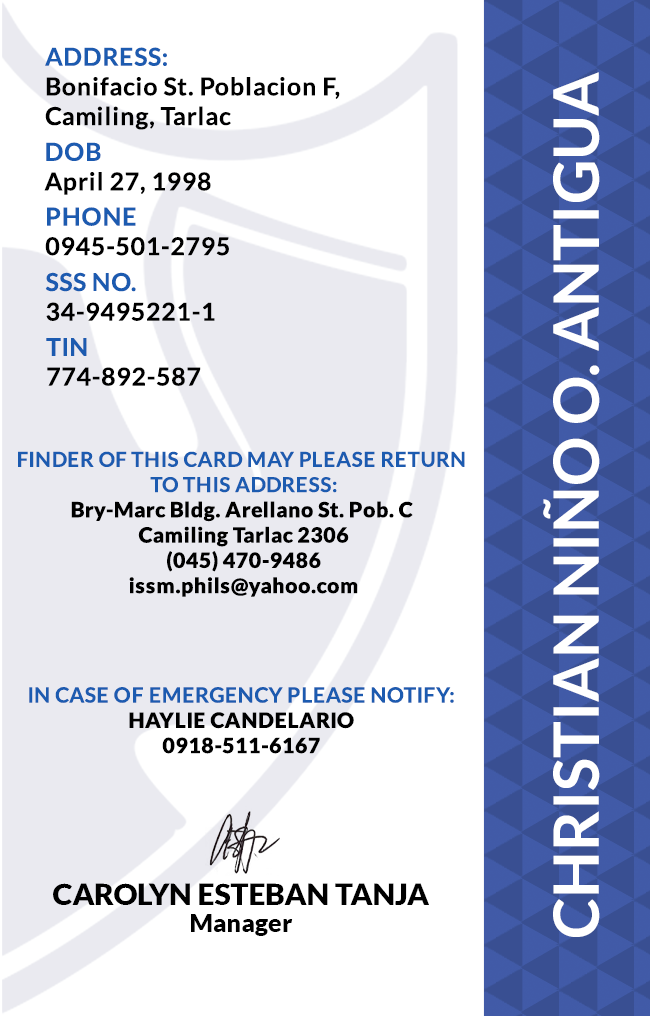
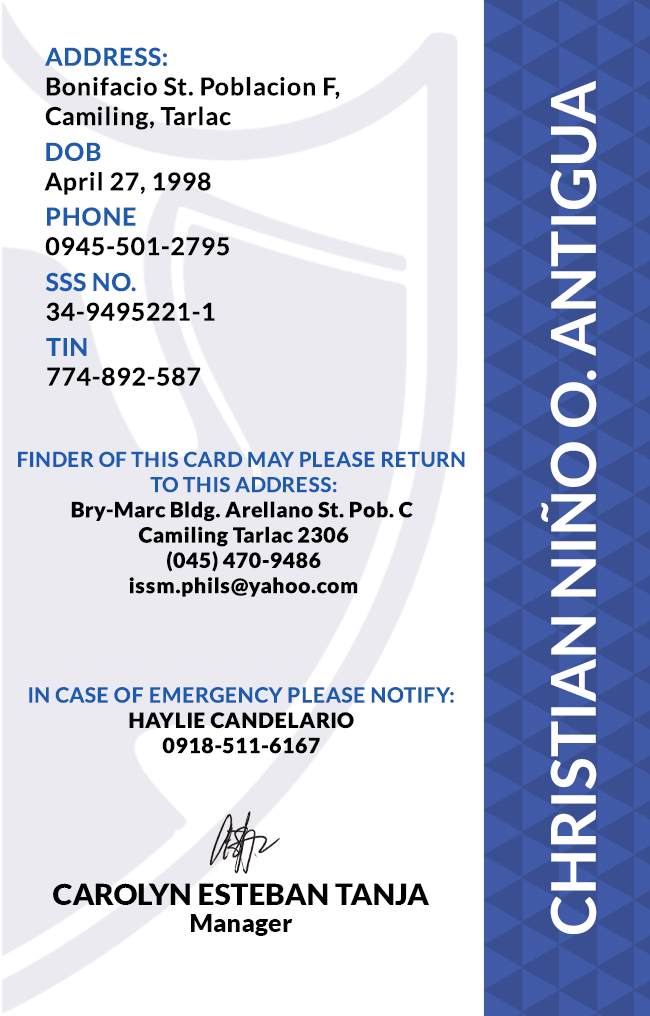
The second (650, 1016) image is a revision of the first. Changes to its layers:
painted on "CHRISTIAN NIÑO O. ANTIGUA" over [541,72,600,937]
